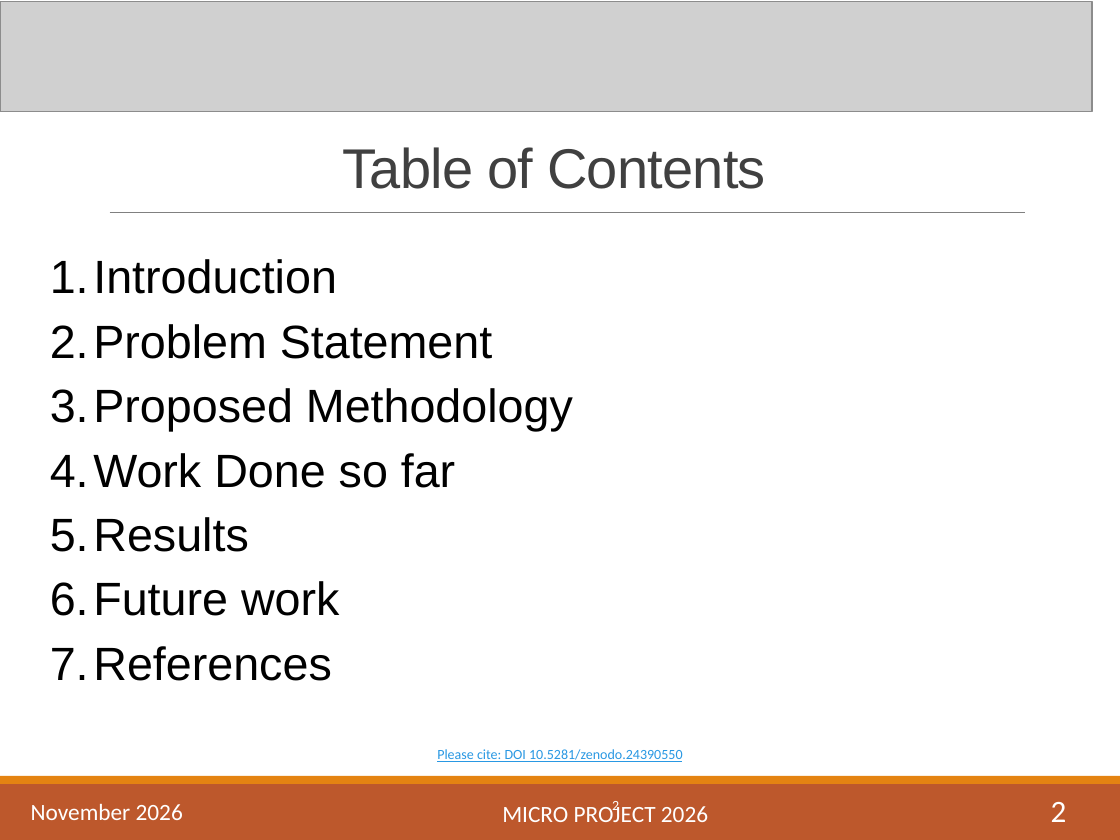
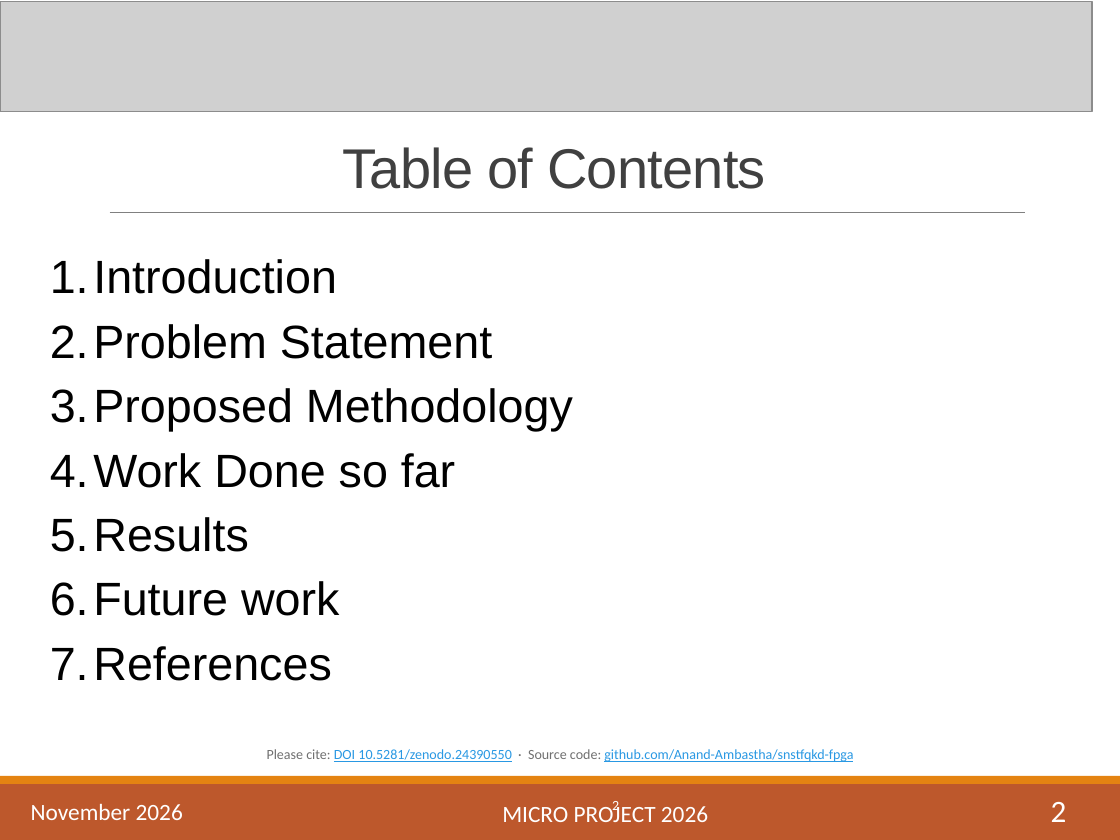
Before and after one commit to Anand-Ambastha/anand-ambastha.github.io, a slide deck: slide 2 of assets/files/Micro_Project_SNS_TF_QKD_Slides.pptx. Drawn at 1120x840 pixels with LibreOffice and Linux fonts; fonts in the diff are those of the drawing; grey boxes stand for pictures. Boxes give left, top, right and bottom in pixels: in the first picture for what was removed or moved away, otherwise in the second. Text is boxed around its words. In the diff, an @@ line names an element or a change of style, - is before the commit and + after.

Commit message:
PDFs: cite line and source repo link on every page (part 3 of 4)

```diff
--- a/assets/files/Micro_Project_SNS_TF_QKD_Slides.pptx
+++ b/assets/files/Micro_Project_SNS_TF_QKD_Slides.pptx
@@ text at [267, 749, 853, 762]: text changed @@
-Please cite: DOI 10.5281/zenodo.24390550
+Please cite: DOI 10.5281/zenodo.24390550 · Source code: github.com/Anand-Ambastha/snstfqkd-fpga
```
Also in this commit, not shown: 14 other slides changed, 1 other file.
